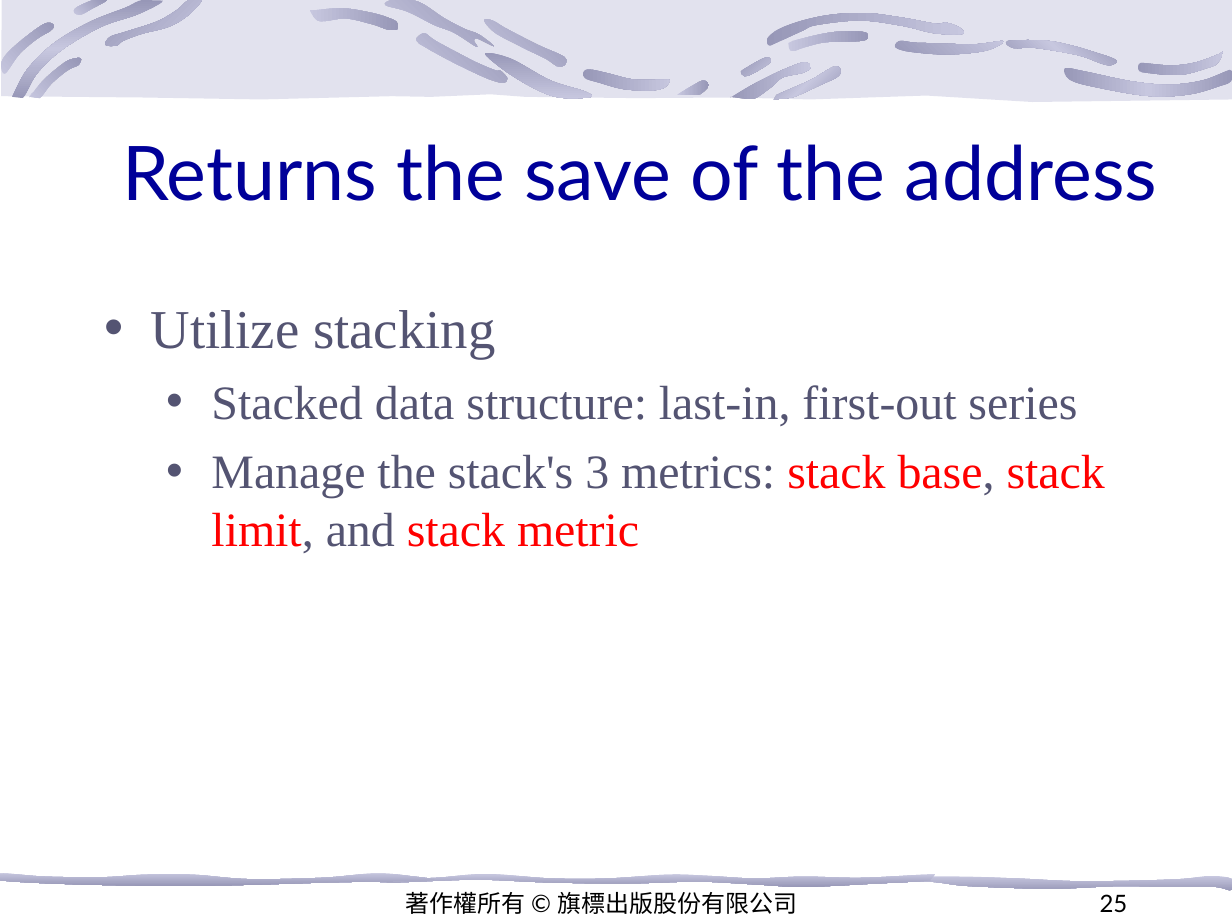
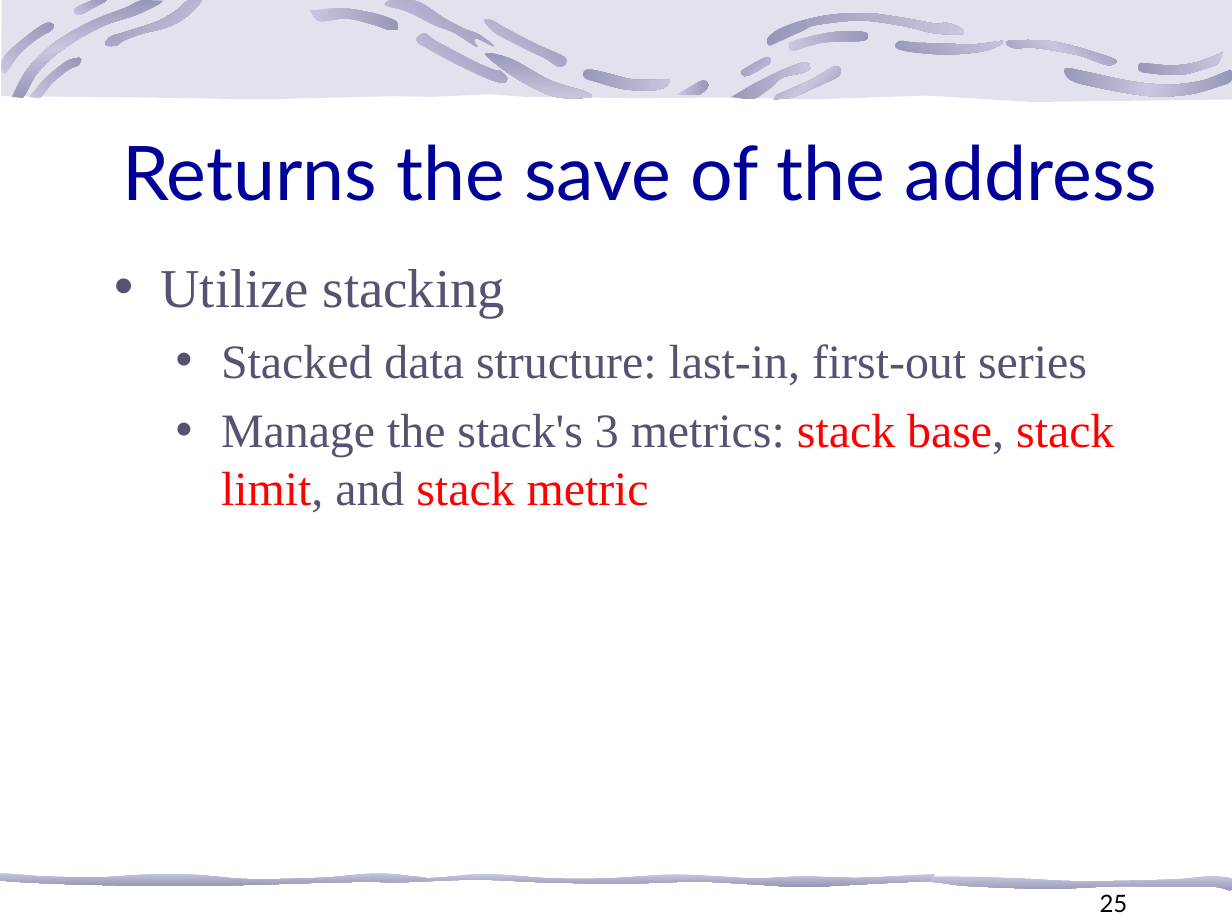
Before and after one commit to kevincdj3269-hash/Operating_System-, a slide deck: slide 25 of Course PPT/CH 1/Chapter 1 Introduction to Operating Systems.pptx.ppt. Drawn at 1232x924 pixels with LibreOffice and Linux fonts; fonts in the diff are those of the drawing; background and template pictures are left out. Boxes give left, top, right and bottom in pixels: in the first picture for what was removed or moved away, otherwise in the second. Text is boxed around its words. In the diff, an @@ line names an element or a change of style, - is before the commit and + after.

```diff
--- a/Course PPT/CH 1/Chapter 1 Introduction to Operating Systems.pptx.ppt
+++ b/Course PPT/CH 1/Chapter 1 Introduction to Operating Systems.pptx.ppt
@@ text "Utilize stacking": place and size @@
-text "Utilize stacking" at <box>151,310,1105,553</box>
+text "Utilize stacking" at <box>160,269,1114,512</box>
@@ text removed at <box>406,891,797,914</box> @@
-著作權所有 © 旗標出版股份有限公司
```
Also in this commit, not shown: 17 other slides changed.
